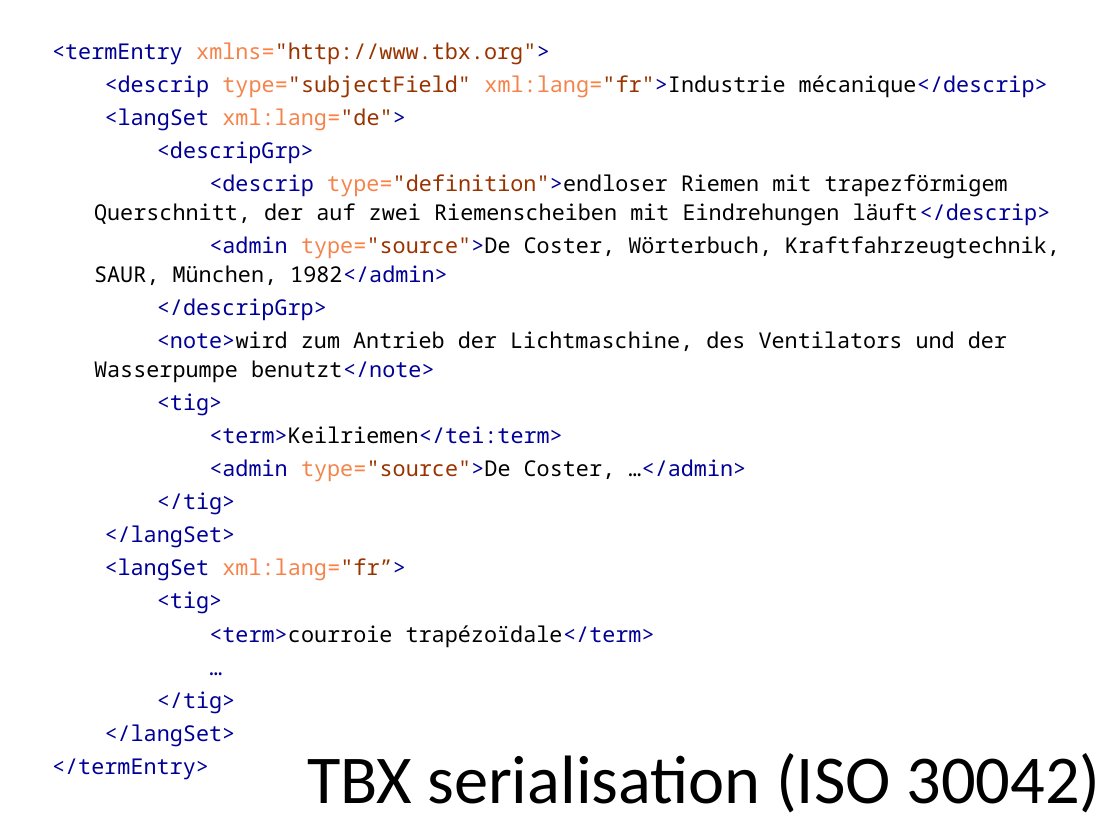
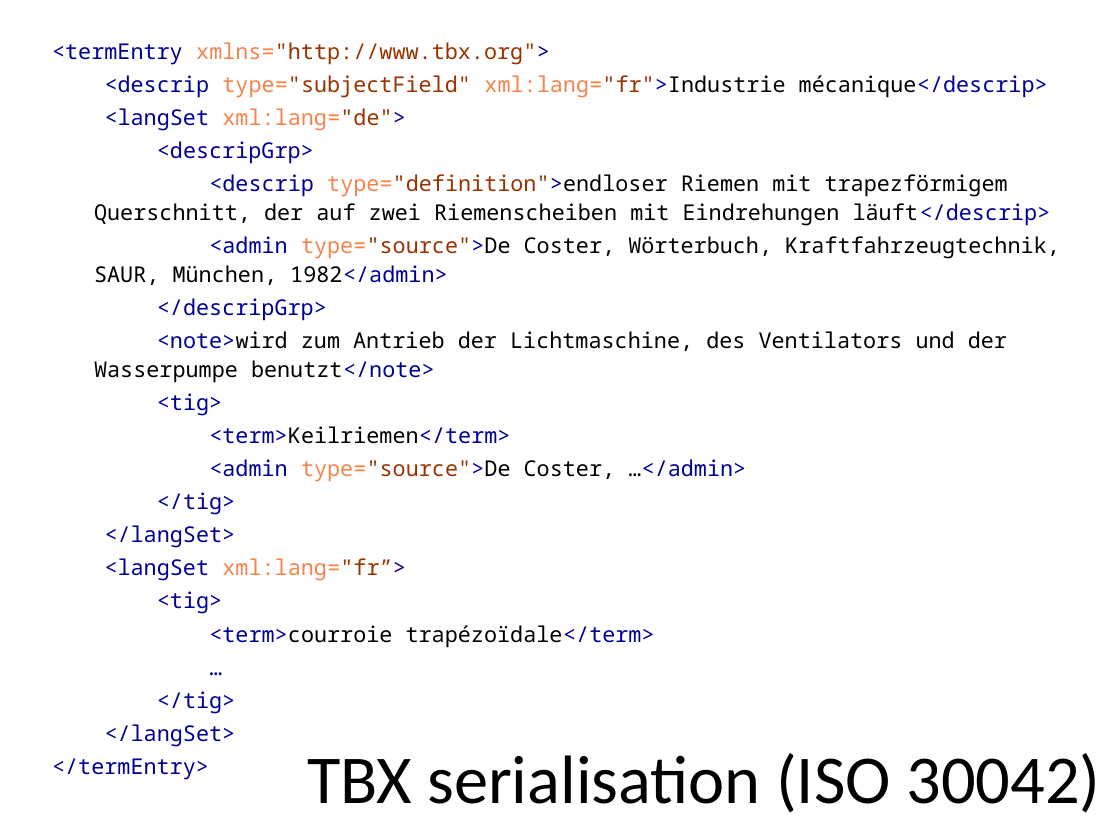
Before and after one commit to DARIAH-ERIC/lexicalresources, a slide deck: slide 19 of Events/LSSL2022/CourseMaterial/Lisbon 2 Dictionaries.pptx. Drawn at 1120x840 pixels with LibreOffice and Linux fonts; fonts in the diff are those of the drawing. Boxes give left, top, right and bottom in pixels: in the first picture for what was removed or moved away, otherwise in the second. Text is boxed around its words. In the diff, an @@ line names an element or a change of style, - is before the commit and + after.

```diff
--- a/Events/LSSL2022/CourseMaterial/Lisbon 2 Dictionaries.pptx
+++ b/Events/LSSL2022/CourseMaterial/Lisbon 2 Dictionaries.pptx
@@ text at [209,426,510,444]: text changed @@
-<term>Keilriemen</tei:term>
+<term>Keilriemen</term>
```
